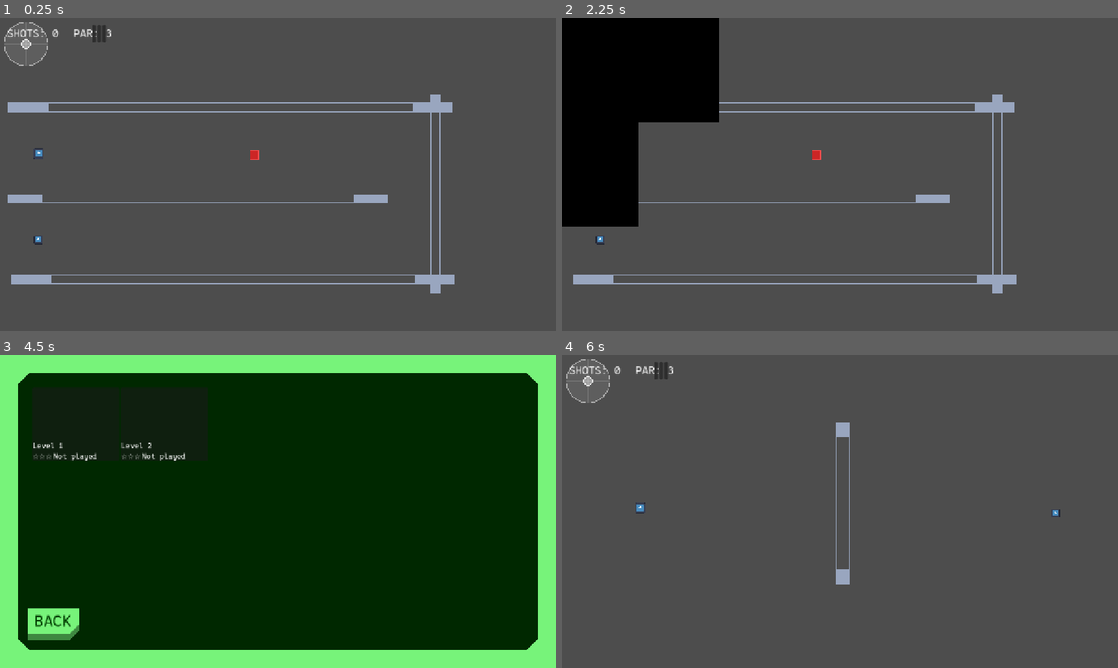
Above: before the commit, frames 1-4 (two rows, left to right).
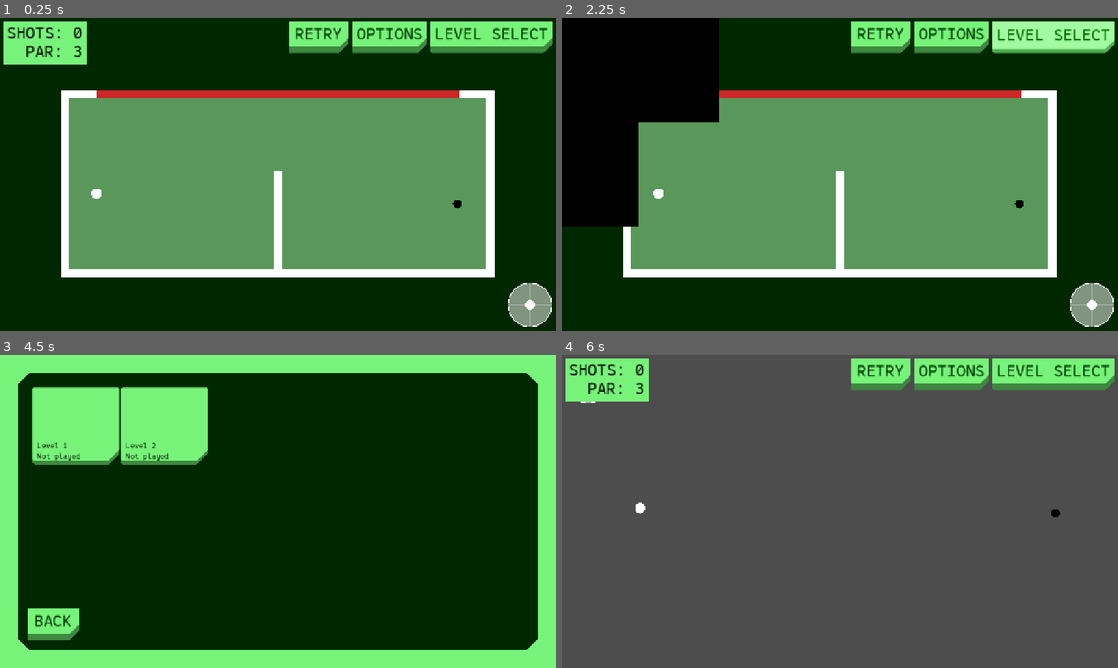
Above: after the commit, the same moments.

Repository: eltonchan1/magnus-putt
Game: Godot game, scene res://scenes/levels/level01.tscn
Two runs of this game, one before a commit and one after it. Both use one fixed random seed, a clock stepped at 60 frames per second and the inputs below. This scene is started directly instead of the project's main scene. The engine's default icon, where the game draws it, is replaced by a stand-in: a white triangle on a blue panel in a dark square.
Inputs (mouse positions are in pixels of both pictures, inside the frame that each line leads up to; where the layout moved, square brackets give the same spot in the first picture):
- Up to frame 1 (0.25 s): no input
- Up to frame 2 (2.25 s): click (878, 36) [656, 33] at 0.5 s; click (951, 36) [662, 33] at 1.25 s; click (1051, 36) [667, 33] at 2 s
- Up to frame 3 (4.5 s): click "OPTIONS" at 2.75 s; click "PLAY" at 3.5 s; tap Enter at 4.25 s; drag from (77, 423) to (333, 442) at 4.27 s
- Up to frame 4 (6 s): tap Space at 5 s; drag from (728, 423) to (812, 574) at 5.02 s; click (878, 373) [656, 370] at 5.75 s

The runs differ from the first frame. In frame 1, 100% of the frame differs, in the area x 0-100%, y 0-100%; in frame 2, 86%; in frame 3, 7.8%; in frame 4, 7.3%.

Commit message:
submitv1

Diff:
--- a/scenes/elements/ball.tscn
+++ b/scenes/elements/ball.tscn
@@ -1,7 +1,7 @@
 [gd_scene format=3 uid="uid://b7na4ke7dkdw1"]
 
 [ext_resource type="Script" uid="uid://cvcrfajscip8o" path="res://scripts/ball.gd" id="1_phcul"]
-[ext_resource type="Texture2D" uid="uid://bve6041k37gbh" path="res://icon.svg" id="2_p2e80"]
+[ext_resource type="Texture2D" uid="uid://manmc12dbwxf" path="res://assets/sprites/ball.png" id="2_p2e80"]
 
 [sub_resource type="PhysicsMaterial" id="PhysicsMaterial_fq0mk"]
 friction = 0.3
@@ -22,8 +22,8 @@
 script = ExtResource("1_phcul")
 
 [node name="Sprite2D" type="Sprite2D" parent="." unique_id=1646537902]
-position = Vector2(2.861023e-06, 1.4305115e-06)
-scale = Vector2(0.18750006, 0.18750003)
+position = Vector2(4.7683716e-07, -4.7683716e-07)
+scale = Vector2(0.09375001, 0.09375)
 texture = ExtResource("2_p2e80")
 
 [node name="CollisionShape2D" type="CollisionShape2D" parent="." unique_id=1883575979]
--- a/scenes/elements/hole.tscn
+++ b/scenes/elements/hole.tscn
@@ -1,7 +1,7 @@
 [gd_scene format=3 uid="uid://boxkhiu40dg2c"]
 
 [ext_resource type="Script" uid="uid://cm2al80am80a0" path="res://scripts/hole.gd" id="1_1m12r"]
-[ext_resource type="Texture2D" uid="uid://bve6041k37gbh" path="res://icon.svg" id="2_gaq0u"]
+[ext_resource type="Texture2D" uid="uid://d3qea6r0bs5jf" path="res://assets/sprites/hole.png" id="2_gaq0u"]
 
 [sub_resource type="CircleShape2D" id="CircleShape2D_h5o7e"]
 
@@ -10,8 +10,8 @@
 script = ExtResource("1_1m12r")
 
 [node name="Sprite2D" type="Sprite2D" parent="." unique_id=544345094]
-position = Vector2(-2.9802322e-07, -2.3841858e-07)
-scale = Vector2(0.15625, 0.15625001)
+position = Vector2(-4.7683716e-07, 0)
+scale = Vector2(0.07812499, 0.078125)
 texture = ExtResource("2_gaq0u")
 
 [node name="CollisionShape2D" type="CollisionShape2D" parent="." unique_id=1827738495]
--- a/scenes/elements/killbrick.tscn
+++ b/scenes/elements/killbrick.tscn
@@ -4,9 +4,17 @@
 
 [sub_resource type="RectangleShape2D" id="RectangleShape2D_jnhsa"]
 
-[node name="killbrick" type="Area2D" unique_id=255154150]
+[sub_resource type="RectangleShape2D" id="RectangleShape2D_aejyg"]
+
+[node name="killbrick" type="Area2D" unique_id=255154150 groups=["kill_brick"]]
 collision_layer = 4
 script = ExtResource("1_aejyg")
 
 [node name="CollisionShape2D" type="CollisionShape2D" parent="." unique_id=2139596593]
 shape = SubResource("RectangleShape2D_jnhsa")
+
+[node name="StaticBody2D" type="StaticBody2D" parent="." unique_id=68712611]
+collision_layer = 2
+
+[node name="CollisionShape2D" type="CollisionShape2D" parent="StaticBody2D" unique_id=559917700]
+shape = SubResource("RectangleShape2D_aejyg")
--- a/scenes/elements/wall.tscn
+++ b/scenes/elements/wall.tscn
@@ -3,7 +3,7 @@
 [ext_resource type="Script" uid="uid://cu2fcb2vtx4se" path="res://scripts/wall.gd" id="1_6v3t3"]
 
 [sub_resource type="PhysicsMaterial" id="PhysicsMaterial_c8uqr"]
-friction = 0.01
+friction = 0.1
 bounce = 0.5
 
 [sub_resource type="RectangleShape2D" id="RectangleShape2D_6v3t3"]
--- a/scenes/levels/level01.tscn
+++ b/scenes/levels/level01.tscn
@@ -14,39 +14,58 @@
 script = ExtResource("1_qwlqn")
 level_data = ExtResource("2_if0f4")
 
+[node name="ColorRect" type="ColorRect" parent="." unique_id=2096688725]
+offset_right = 1280.0
+offset_bottom = 720.0
+mouse_filter = 2
+color = Color(0, 0.1570405, 0, 1)
+
+[node name="ColorRect2" type="ColorRect" parent="." unique_id=1814977256]
+offset_left = 148.0
+offset_top = 173.0
+offset_right = 1131.0
+offset_bottom = 585.0
+mouse_filter = 2
+color = Color(0.34901962, 0.59607846, 0.3529412, 1)
+
 [node name="hole" parent="." unique_id=962097323 instance=ExtResource("2_g0jr5")]
-position = Vector2(88, 510)
-
-[node name="wall" parent="." unique_id=810396097 instance=ExtResource("2_i4uh8")]
-position = Vector2(456, 416)
-scale = Vector2(39.78, 1)
-wall_color = Color(0.4, 0.4509804, 0.54901963, 0)
-
-[node name="wall2" parent="." unique_id=1249082453 instance=ExtResource("2_i4uh8")]
-position = Vector2(530.00006, 206)
-scale = Vector2(46.505, 1)
-wall_color = Color(0.4, 0.4509804, 0.54901963, 0)
-
-[node name="wall3" parent="." unique_id=1053393652 instance=ExtResource("2_i4uh8")]
-position = Vector2(536.00006, 602)
-scale = Vector2(46.505, 1)
-wall_color = Color(0.4, 0.4509804, 0.54901963, 0)
-
-[node name="wall4" parent="." unique_id=947712402 instance=ExtResource("2_i4uh8")]
-position = Vector2(1003, 404.99997)
-rotation = 1.5707964
-scale = Vector2(20.77, 1)
-wall_color = Color(0.4, 0.4509804, 0.54901963, 0)
+position = Vector2(1053, 428)
 
 [node name="ball" parent="." unique_id=458081983 instance=ExtResource("1_msin7")]
-position = Vector2(89, 312)
+position = Vector2(222, 404)
+continuous_cd = 2
 
 [node name="spinselector" parent="." unique_id=444263430 instance=ExtResource("4_qwlqn")]
+offset_left = 1160.0
+offset_top = 600.0
+offset_right = 1160.0
+offset_bottom = 600.0
 
 [node name="hud" parent="." unique_id=571574833 instance=ExtResource("6_3yqkj")]
 
 [node name="winscreen" parent="." unique_id=124814863 instance=ExtResource("7_if0f4")]
 visible = false
 
+[node name="wall" parent="." unique_id=810396097 instance=ExtResource("2_i4uh8")]
+position = Vector2(640, 175)
+scale = Vector2(25, 0.5)
+
+[node name="wall2" parent="." unique_id=1332495264 instance=ExtResource("2_i4uh8")]
+position = Vector2(150, 381)
+scale = Vector2(0.5, 10.79)
+
+[node name="wall3" parent="." unique_id=191083790 instance=ExtResource("2_i4uh8")]
+position = Vector2(1130, 381)
+scale = Vector2(0.5, 10.79)
+
+[node name="wall4" parent="." unique_id=1989360874 instance=ExtResource("2_i4uh8")]
+position = Vector2(640, 587)
+scale = Vector2(25, 0.5)
+
+[node name="wall5" parent="." unique_id=999080753 instance=ExtResource("2_i4uh8")]
+position = Vector2(640, 467.335)
+scale = Vector2(0.5, 5.77)
+
 [node name="killbrick" parent="." unique_id=255154150 instance=ExtResource("9_ylsda")]
-position = Vector2(586, 315)
+position = Vector2(640, 175)
+scale = Vector2(41.67, 1)
--- a/scenes/ui/hud.tscn
+++ b/scenes/ui/hud.tscn
@@ -1,37 +1,62 @@
 [gd_scene format=3 uid="uid://bk84k4wpneb45"]
 
 [ext_resource type="Script" uid="uid://mtm6cej3tuqm" path="res://scripts/hud.gd" id="1_0mwgc"]
+[ext_resource type="Theme" uid="uid://cor7nruga70gh" path="res://resources/buttonsmall.tres" id="2_hqnrr"]
+
+[sub_resource type="Theme" id="Theme_hqnrr"]
 
 [node name="hud" type="CanvasLayer" unique_id=571574833]
 script = ExtResource("1_0mwgc")
 
-[node name="HBoxContainer" type="HBoxContainer" parent="." unique_id=347489095]
+[node name="retrybutton" type="Button" parent="." unique_id=1715368616]
+offset_left = 665.0
+offset_top = 8.0
+offset_right = 802.275
+offset_bottom = 80.69
+theme = ExtResource("2_hqnrr")
+theme_override_font_sizes/font_size = 35
+text = "RETRY"
+
+[node name="optionsbutton" type="Button" parent="." unique_id=428784638]
+offset_left = 811.0
+offset_top = 8.0
+offset_right = 983.0
+offset_bottom = 80.69
+theme = ExtResource("2_hqnrr")
+theme_override_font_sizes/font_size = 35
+text = "OPTIONS"
+
+[node name="levelselectbutton" type="Button" parent="." unique_id=356164188]
+offset_left = 991.0
+offset_top = 8.0
+offset_right = 1272.0
+offset_bottom = 80.69
+theme = ExtResource("2_hqnrr")
+theme_override_font_sizes/font_size = 35
+text = "LEVEL SELECT"
+
+[node name="ColorRect" type="ColorRect" parent="." unique_id=1126708568]
+offset_left = 8.0
+offset_top = 8.0
+offset_right = 200.0
+offset_bottom = 106.0
+theme = SubResource("Theme_hqnrr")
+color = Color(0.46666667, 0.9529412, 0.47843137, 1)
+
+[node name="shotlabel" type="Label" parent="." unique_id=1136069769]
 offset_left = 16.0
-offset_top = 16.0
-offset_right = 56.0
+offset_top = 13.0
+offset_right = 189.0
 offset_bottom = 56.0
-
-[node name="shotlabel" type="Label" parent="HBoxContainer" unique_id=1136069769]
-layout_mode = 2
-theme_override_font_sizes/font_size = 24
+theme_override_colors/font_color = Color(2.5569461e-08, 0.07813414, 4.813075e-08, 1)
+theme_override_font_sizes/font_size = 35
 text = "SHOTS: 3"
 
-[node name="parlabel" type="Label" parent="HBoxContainer" unique_id=719281117]
-layout_mode = 2
-theme_override_font_sizes/font_size = 24
-text = "  PAR: 3"
-
-[node name="HBoxContainer2" type="HBoxContainer" parent="." unique_id=1679711817]
-offset_left = 212.0
-offset_top = 16.0
-offset_right = 212.0
-offset_bottom = 56.0
-
-[node name="retrybutton" type="Button" parent="HBoxContainer2" unique_id=1644530029]
-layout_mode = 2
-
-[node name="optionsbutton" type="Button" parent="HBoxContainer2" unique_id=21045171]
-layout_mode = 2
-
-[node name="levelselectbutton" type="Button" parent="HBoxContainer2" unique_id=1646209662]
-layout_mode = 2
+[node name="parlabel" type="Label" parent="." unique_id=719281117]
+offset_left = 59.0
+offset_top = 56.0
+offset_right = 189.0
+offset_bottom = 99.0
+theme_override_colors/font_color = Color(2.5569461e-08, 0.07813414, 4.813075e-08, 1)
+theme_override_font_sizes/font_size = 35
+text = "PAR: 3"
--- a/scenes/ui/levelcard.tscn
+++ b/scenes/ui/levelcard.tscn
@@ -2,9 +2,28 @@
 
 [ext_resource type="Script" uid="uid://b6b0xl8bmp4sb" path="res://scripts/levelcard.gd" id="1_4pr2w"]
 
+[sub_resource type="StyleBoxFlat" id="StyleBoxFlat_4pr2w"]
+content_margin_left = 0.0
+content_margin_top = 0.0
+content_margin_right = 0.0
+content_margin_bottom = 0.0
+bg_color = Color(0.46666667, 0.9529412, 0.47843137, 1)
+border_width_bottom = 10
+border_color = Color(0.24313726, 0.53333336, 0.2509804, 1)
+corner_radius_top_left = 3
+corner_radius_top_right = 3
+corner_radius_bottom_right = 25
+corner_radius_bottom_left = 3
+corner_detail = 1
+
+[sub_resource type="Theme" id="Theme_1yax7"]
+PanelContainer/styles/panel = SubResource("StyleBoxFlat_4pr2w")
+
 [node name="levelcard" type="PanelContainer" unique_id=1767250796]
-offset_right = 40.0
-offset_bottom = 40.0
+custom_minimum_size = Vector2(200, 178)
+offset_right = 200.0
+offset_bottom = 168.0
+theme = SubResource("Theme_1yax7")
 script = ExtResource("1_4pr2w")
 
 [node name="VBoxContainer" type="VBoxContainer" parent="." unique_id=2026722023]
@@ -18,12 +37,8 @@
 
 [node name="namelabel" type="Label" parent="VBoxContainer" unique_id=1260533302]
 layout_mode = 2
+theme_override_colors/font_color = Color(4.3618492e-08, 0.11670583, 0.00049460965, 1)
 
-[node name="HBoxContainer" type="HBoxContainer" parent="VBoxContainer" unique_id=1917155226]
+[node name="shotslabel" type="Label" parent="VBoxContainer" unique_id=1137642785]
 layout_mode = 2
-
-[node name="starslabel" type="Label" parent="VBoxContainer/HBoxContainer" unique_id=330932409]
-layout_mode = 2
-
-[node name="shotslabel" type="Label" parent="VBoxContainer/HBoxContainer" unique_id=1137642785]
-layout_mode = 2
+theme_override_colors/font_color = Color(0, 0.11764706, 0, 1)
--- a/scenes/ui/spinselector.tscn
+++ b/scenes/ui/spinselector.tscn
@@ -4,15 +4,10 @@
 
 [node name="spinselector" type="Control" unique_id=444263430]
 layout_mode = 3
-anchors_preset = 15
-anchor_right = 1.0
-anchor_bottom = 1.0
-grow_horizontal = 2
-grow_vertical = 2
+anchors_preset = 0
 script = ExtResource("1_y5b3o")
 
 [node name="TextureRect" type="TextureRect" parent="." unique_id=1316020695]
-visible = false
 layout_mode = 0
 offset_right = 40.0
 offset_bottom = 40.0
--- a/scenes/ui/winscreen.tscn
+++ b/scenes/ui/winscreen.tscn
@@ -29,12 +29,15 @@
 
 [node name="titlelabel" type="Label" parent="ColorRect/VBoxContainer" unique_id=42856520]
 layout_mode = 2
+text = "test"
 
 [node name="scorelabel" type="Label" parent="ColorRect/VBoxContainer" unique_id=658125040]
 layout_mode = 2
+text = "test"
 
 [node name="starslabel" type="Label" parent="ColorRect/VBoxContainer" unique_id=744079427]
 layout_mode = 2
+text = "test"
 
 [node name="nextbutton" type="Button" parent="ColorRect/VBoxContainer" unique_id=470702939]
 layout_mode = 2
--- a/scripts/ball.gd
+++ b/scripts/ball.gd
@@ -6,6 +6,8 @@
 var drag_start: Vector2 = Vector2.ZERO
 var launch_direction: Vector2 = Vector2.ZERO
 var launch_power: float = 0.0
+var trail_points: Array[Vector2] = []
+var trail_node: Line2D = null
 
 const MAX_DRAG_DISTANCE: float = 150.0
 const LAUNCH_FORCE_MULTIPLIER: float = 8.0
@@ -15,8 +17,14 @@
 const SPIN_SIDE_MULTIPLIER: float = 1.0
 const SPIN_TOP_MULTIPLIER: float = 0.25
 const SPIN_BACK_MULTIPLIER: float = 7.5
+const TRAIL_LENGTH = 20
+const MIN_TRAIL_SPEED = 20.0
+
 signal ball_stopped
 signal ball_entered_hole
+
+func _ready():
+	_setup_trail.call_deferred()
 
 func _try_start_aim(mouse_pos: Vector2):
 	if is_moving:
@@ -56,6 +64,7 @@
 var frames_since_launch: int = 0
 
 func _physics_process(delta: float):
+	_update_trail()
 	if pending_launch != Vector2.ZERO:
 		apply_central_impulse(pending_launch)
 		pending_launch = Vector2.ZERO
@@ -91,22 +100,82 @@
 	if body.is_in_group("hole_trigger"):
 		emit_signal("ball_entered_hole")
 
-# aim line
-
-var aim_line: Line2D = null
+var aim_line: Node2D = null
 
 func _draw_aim_line(from: Vector2, direction: Vector2, power: float):
 	if aim_line == null:
-		aim_line = Line2D.new()
-		aim_line.width = 2.0
-		aim_line.default_color = Color(1,1,1,0.6)
+		aim_line = Node2D.new()
 		get_parent().add_child(aim_line)
+	for child in aim_line.get_children():
+		child.queue_free()
 	var line_length = power * MAX_DRAG_DISTANCE * 1.5
-	aim_line.clear_points()
-	aim_line.add_point(from)
-	aim_line.add_point(from + direction * line_length)
+	var dash_length = 10.0
+	var gap_length = 6.0
+	var traveled = 0.0
+	while traveled < line_length:
+		var dash_end = min(traveled + dash_length, line_length)
+		var seg = Line2D.new()
+		seg.width = 5.0
+		seg.default_color = Color(1, 1, 1, 0.6)
+		seg.add_point(from + direction * traveled)
+		seg.add_point(from + direction * dash_end)
+		aim_line.add_child(seg)
+		traveled += dash_length + gap_length
+	if spin.length() > 0.05:
+		var right_perp = Vector2(-direction.y, direction.x)
+		var curve_dir = right_perp * spin.x
+		if spin.y > 0.0:
+			curve_dir += direction * spin.y * 0.5
+		else:
+			curve_dir -= direction * abs(spin.y) * 1.5
+		var arrow_size = spin.length() * 40.0 * power
+		var arrow_dir = curve_dir.normalized()
+		var arrow_tip = from + arrow_dir * arrow_size
+		var arrow_left = arrow_tip - arrow_dir.rotated(deg_to_rad(25)) * arrow_size * 0.4
+		var arrow_right = arrow_tip - arrow_dir.rotated(deg_to_rad(-25)) * arrow_size * 0.4
+		var arrow = Line2D.new()
+		arrow.width = 2.5
+		arrow.default_color = Color(1.0, 1.0, 1.0, 0.85)
+		arrow.add_point(from)
+		arrow.add_point(arrow_tip)
+		aim_line.add_child(arrow)
+		var head = Line2D.new()
+		head.width = 2.5
+		head.default_color = Color(1.0, 1.0, 1.0, 0.85)
+		head.add_point(arrow_left)
+		head.add_point(arrow_tip)
+		head.add_point(arrow_right)
+		aim_line.add_child(head)
 
 func _clear_aim_line():
 	if aim_line != null:
 		aim_line.queue_free()
 		aim_line = null
+
+func _setup_trail():
+	trail_node = Line2D.new()
+	trail_node.width = 12.0
+	trail_node.default_color = Color(1, 1, 1, 0.6)
+	trail_node.begin_cap_mode = Line2D.LINE_CAP_ROUND
+	trail_node.end_cap_mode = Line2D.LINE_CAP_ROUND
+	var gradient = Gradient.new()
+	gradient.set_color(0, Color(1, 1, 1, 0.0))
+	gradient.set_color(1, Color(1, 1, 1, 0.5))
+	trail_node.gradient = gradient
+	get_parent().add_child(trail_node)
+
+func _update_trail():
+	if trail_node == null:
+		return
+	var speed = linear_velocity.length()
+	if speed < MIN_TRAIL_SPEED or not is_moving:
+		trail_points.clear()
+		trail_node.clear_points()
+		return
+	trail_points.append(global_position)
+	var dynamic_length = int(clamp(speed / 50.0, 3, TRAIL_LENGTH))
+	while trail_points.size() > dynamic_length:
+		trail_points.pop_front()
+	trail_node.clear_points()
+	for p in trail_points:
+		trail_node.add_point(p)
--- a/scripts/hud.gd
+++ b/scripts/hud.gd
@@ -1,10 +1,10 @@
 extends CanvasLayer
 
-@onready var shot_label = $HBoxContainer/shotlabel
-@onready var par_label = $HBoxContainer/parlabel
-@onready var retry_button = $HBoxContainer2/retrybutton
-@onready var options_button = $HBoxContainer2/optionsbutton
-@onready var levelselect_button = $HBoxContainer2/levelselectbutton
+@onready var shot_label = $shotlabel
+@onready var par_label = $parlabel
+@onready var retry_button = $retrybutton
+@onready var options_button = $optionsbutton
+@onready var levelselect_button = $levelselectbutton
 
 signal retry_pressed
 signal levelselect_pressed
@@ -12,7 +12,7 @@
 
 func _ready():
 	shot_label.text = "SHOTS: 0"
-	par_label.text = "  PAR: 3"
+	par_label.text = "PAR: 3"
 	retry_button.pressed.connect(func(): emit_signal("retry_pressed"))
 	options_button.pressed.connect(func(): emit_signal("options_pressed"))
 	levelselect_button.pressed.connect(func(): emit_signal("levelselect_pressed"))
@@ -21,4 +21,4 @@
 	shot_label.text = "SHOTS: %d" % count
 
 func setup(par: int):
-	par_label.text = "  PAR: %d" % par
+	par_label.text = "PAR: %d" % par
--- a/scripts/killbrick.gd
+++ b/scripts/killbrick.gd
@@ -2,8 +2,16 @@
 
 signal ball_killed
 
+@onready var collision = $CollisionShape2D
+@onready var static_body = $StaticBody2D
+@onready var static_collision = $StaticBody2D/CollisionShape2D
+
 func _ready():
 	body_entered.connect(_on_body_entered)
+	var level = get_tree().get_first_node_in_group("level")
+	if level:
+		ball_killed.connect(level._on_ball_killed)
+	static_collision.shape = collision.shape
 
 func _on_body_entered(body):
 	emit_signal("ball_killed")
@@ -13,4 +21,3 @@
 	if shape:
 		var rect = Rect2(-shape.size / 2.0, shape.size)
 		draw_rect(rect, Color(0.8, 0.15, 0.15))
-		draw_rect(rect, Color(1.0, 0.3, 0.3), false, 2.0)
--- a/scripts/levelcard.gd
+++ b/scripts/levelcard.gd
@@ -4,27 +4,23 @@
 
 @onready var preview = $VBoxContainer/preview
 @onready var name_label = $VBoxContainer/namelabel
-@onready var stars_label = $VBoxContainer/HBoxContainer/starslabel
-@onready var shots_label = $VBoxContainer/HBoxContainer/shotslabel
+@onready var shots_label = $VBoxContainer/shotslabel
 
 var level_data: LevelData = null
 
 func setup(data: LevelData):
 	level_data = data
-	name_label.text = data.level_name
+	name_label.text = " " + data.level_name
 	if data.preview_image:
 		preview.texture = data.preview_image
 	else:
 		preview.modulate = Color(0.2, 0.2, 0.2)  # dark placeholder
 	var completed = savemanager.is_completed(data.level_id)
 	if completed:
-		var stars = savemanager.get_stars(data.level_id)
 		var best = savemanager.get_best_shots(data.level_id)
-		stars_label.text = _stars_string(stars)
-		shots_label.text = "Best: %d" % best
+		shots_label.text = " Best: %d shots" % best
 	else:
-		stars_label.text = "☆☆☆"
-		shots_label.text = "Not played"
+		shots_label.text = " Not played"
 
 	gui_input.connect(_on_gui_input)
 
@@ -32,6 +28,3 @@
 	if event is InputEventMouseButton:
 		if event.button_index == MOUSE_BUTTON_LEFT and event.pressed:
 			emit_signal("card_pressed", level_data)
-
-func _stars_string(stars: int) -> String:
-	return "★".repeat(stars) + "☆".repeat(3 - stars)
--- a/scripts/options.gd
+++ b/scripts/options.gd
@@ -12,6 +12,7 @@
 var return_scene: String = "res://scenes/ui/mainmenu.tscn"
 
 func _ready():
+	return_scene = settingsmanager.options_return_scene
 	window_mode_option.add_item("Windowed", 0)
 	window_mode_option.add_item("Fullscreen", 1)
 	window_mode_option.selected = 1 if settingsmanager.fullscreen else 0
--- a/scripts/savemanager.gd
+++ b/scripts/savemanager.gd
@@ -6,17 +6,11 @@
 func _ready():
 	config.load(SAVE_PATH)
 
-func save_level(level_id: String, shots: int, stars: int):
+func save_level(level_id: String, shots: int):
 	var best_shots = config.get_value(level_id, "best_shots", 9999)
-	var best_stars = config.get_value(level_id, "stars", 0)
 	if shots < best_shots:
 		config.set_value(level_id, "best_shots", shots)
-	if stars > best_stars:
-		config.set_value(level_id, "stars", stars)
 	config.save(SAVE_PATH)
-
-func get_stars(level_id: String) -> int:
-	return config.get_value(level_id, "stars", 0)
 
 func get_best_shots(level_id: String) -> int:
 	return config.get_value(level_id, "best_shots", -1)
--- a/scripts/spinselector.gd
+++ b/scripts/spinselector.gd
@@ -18,7 +18,7 @@
 
 func _gui_input(event: InputEvent):
 	if event is InputEventMouseButton:
-		if event.button_index == MOUSE_BUTTON_RIGHT:
+		if event.button_index == MOUSE_BUTTON_LEFT:
 			if event.pressed:
 				is_dragging = true
 				_update_handle(event.position)
@@ -32,7 +32,7 @@
 	var offset = mouse_pos - get_center()
 	offset = offset.limit_length(RADIUS)
 	handle_pos = offset
-	spin_value = -(offset / RADIUS)
+	spin_value = Vector2(offset.x / RADIUS, -(offset.y / RADIUS))
 	emit_signal("spin_changed", spin_value)
 	queue_redraw()
 
@@ -44,22 +44,12 @@
 
 func _draw():
 	var center = get_center()
-	draw_circle(center, RADIUS, Color(1,1,1,0.1))
-	draw_arc(center, RADIUS, 0, TAU, 64, Color(1,1,1,0.5), 2.0)
-	draw_line(center + Vector2(-RADIUS, 0), center + Vector2(RADIUS, 0), Color(1,1,1,0.2), 1.0)
-	draw_line(center + Vector2(0, -RADIUS), center + Vector2(0, RADIUS), Color(1,1,1,0.2), 1.0)
-	var handle_color = Color(1, 0.8, 0.2) if handle_pos.length() > 2.0 else Color(1,1,1,0.4)
-	draw_circle(center + handle_pos, HANDLE_RADIUS, handle_color)
-	draw_arc(center + handle_pos, HANDLE_RADIUS, 0, TAU, 16, Color(1,1,1,0.8))
-	if spin_value.length() > 0.05:
-		draw_arc(center, spin_value.length() * RADIUS, 0, TAU, 32, Color(1,0.8,0.2,0.4), 2.0)
-		var arrow_dir = Vector2(spin_value.x, -spin_value.y).normalized()
-		var arrow_length = spin_value.length() * RADIUS * 0.7
-		var arrow_end = center + arrow_dir * arrow_length
-		draw_line(center, arrow_end, Color(0.2,1.0,0.5,0.9), 2.5)
-		var head_size = 8.0
-		var perp = Vector2(-arrow_dir.y, arrow_dir.x)
-		var tip = arrow_end
-		var left = arrow_end - arrow_dir * head_size + perp * head_size * 0.5
-		var right = arrow_end - arrow_dir * head_size - perp * head_size * 0.5
-		draw_colored_polygon(PackedVector2Array([tip, left, right]), Color(0.2,1.0,0.5,0.9))
+	draw_circle(center, RADIUS, Color(1,1,1,0.5))
+	draw_arc(center, RADIUS, 0, TAU, 64, Color(1,1,1,1.0), 2.0)
+	draw_line(center + Vector2(-RADIUS, 0), center + Vector2(RADIUS, 0), Color(1,1,1,0.4), 1.0)
+	draw_line(center + Vector2(0, -RADIUS), center + Vector2(0, RADIUS), Color(1,1,1,0.4), 1.0)
+	var dot_center = center + handle_pos
+	if handle_pos.length() > 2.0:
+		draw_line(center, dot_center, Color(1,1,1,1.0), 2.0)
+	draw_circle(dot_center, HANDLE_RADIUS, Color(1,1,1,1.0))
+	draw_arc(dot_center, HANDLE_RADIUS, 0, TAU, 16, Color(1,1,1,1.0))
--- a/scripts/wall.gd
+++ b/scripts/wall.gd
@@ -1,10 +1,25 @@
+@tool
 extends StaticBody2D
 
-@export var wall_color: Color = Color(0.4,0.45,0.55)
+@export var wall_color: Color = Color(1.0, 1.0, 1.0, 1.0)
+@export var wall_size: Vector2 = Vector2(40,40)
+
+func _ready():
+	var shape = $CollisionShape2D.shape as RectangleShape2D
+	shape.size = wall_size
+	queue_redraw()
+
+func _set(property, value):
+	if property == "wall_size" or property == "wall_color":
+		set(property, value)
+		if $CollisionShape2D and $CollisionShape2D.shape:
+			($CollisionShape2D.shape as RectangleShape2D).size = wall_size
+		queue_redraw()
+		return true
+	return false
 
 func _draw():
 	var shape = $CollisionShape2D.shape as RectangleShape2D
 	if shape:
 		var rect = Rect2(-shape.size / 2.0, shape.size)
 		draw_rect(rect, wall_color)
-		draw_rect(rect, Color(0.6,0.65,0.75), false, 2.0)
--- a/scripts/winscreen.gd
+++ b/scripts/winscreen.gd
@@ -12,31 +12,14 @@
 signal menu_pressed
 
 func show_results(level_data: LevelData, shots: int):
-	var stars = _calculate_stars(level_data.par, shots)
-	savemanager.save_level(level_data.level_id, shots, stars)
+	savemanager.save_level(level_data.level_id, shots)
 	title_label.text = level_data.level_name
 	score_label.text = "%d shots  (Par %d)" % [shots, level_data.par]
-	stars_label.text = _stars_string(stars)
 	var best = savemanager.get_best_shots(level_data.level_id)
 	if best < shots:
-		score_label.text += "  (BEST: %d)" % best
+		score_label.text += " (BEST: %d)" % best
 	next_button.visible = level_data.next_level != ""
 	visible = true
-
-func _calculate_stars(par: int, shots: int) -> int:
-	if shots <= par - 2:
-		return 3
-	elif shots <= par:
-		return 2
-	elif shots <= par + 2:
-		return 1
-	else:
-		return 0
-
-func _stars_string(stars: int) -> String:
-	var filled = "★".repeat(stars)
-	var empty = "☆".repeat(3 - stars)
-	return filled + empty
 
 func _ready():
 	visible = false
Binary file added: assets/sprites/ball.png
Not shown, added: assets/sprites/ball.png.import
Binary file added: assets/sprites/hole.png
Not shown, added: assets/sprites/hole.png.import
Not shown, removed: builds/web/index.apple-touch-icon.png.import
Not shown, removed: builds/web/index.icon.png.import
Not shown, removed: builds/web/index.png.import
Not shown, added: builds/web/v0.1/index.apple-touch-icon.png.import
Not shown, added: builds/web/v0.1/index.icon.png.import
Not shown, added: builds/web/v0.1/index.png.import
Not shown, added: builds/web/v0.2/index.apple-touch-icon.png.import
Not shown, added: builds/web/v0.2/index.icon.png.import
(and 31 more such lines)
